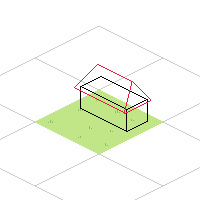
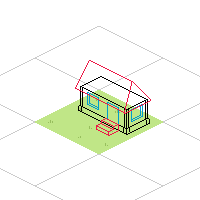
Layered file, before and after one edit (200px x 200px). Changes by layer:
added group "roof outline" (1st of 2) with 8 layers above "steps" over (x1=74, y1=60, x2=146, y2=118)
added layer "far end" in group "roof outline" over (x1=75, y1=60, x2=97, y2=89)
moved "roof outline" (2nd of 2, in "roof outline") into group "roof outline", painted on it over (x1=74, y1=64, x2=146, y2=114)
added layer "steps" above "windows, door" over (x1=96, y1=118, x2=119, y2=136)
added layer "windows, door" above "walls outline" over (x1=87, y1=92, x2=143, y2=126)
renamed "Layer 1 copy 2" to "walls outline", painted on it over (x1=78, y1=76, x2=150, y2=135)
